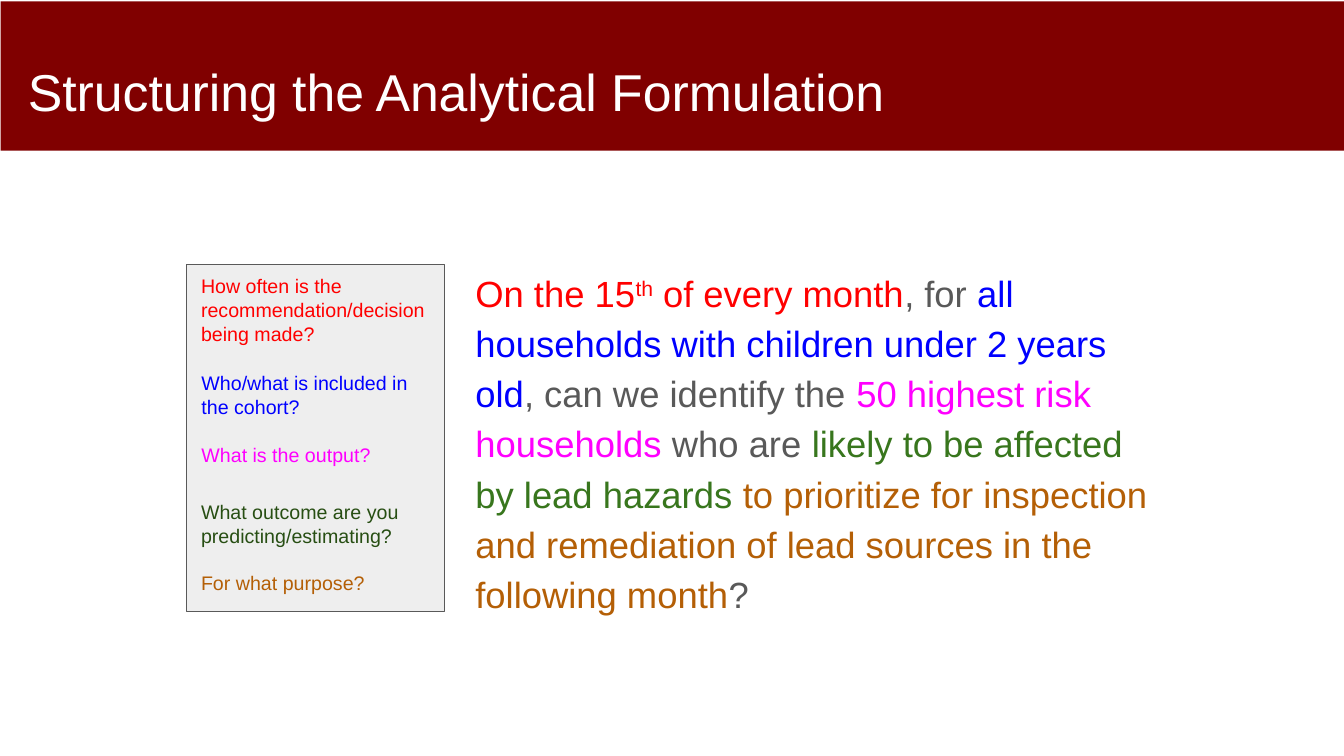
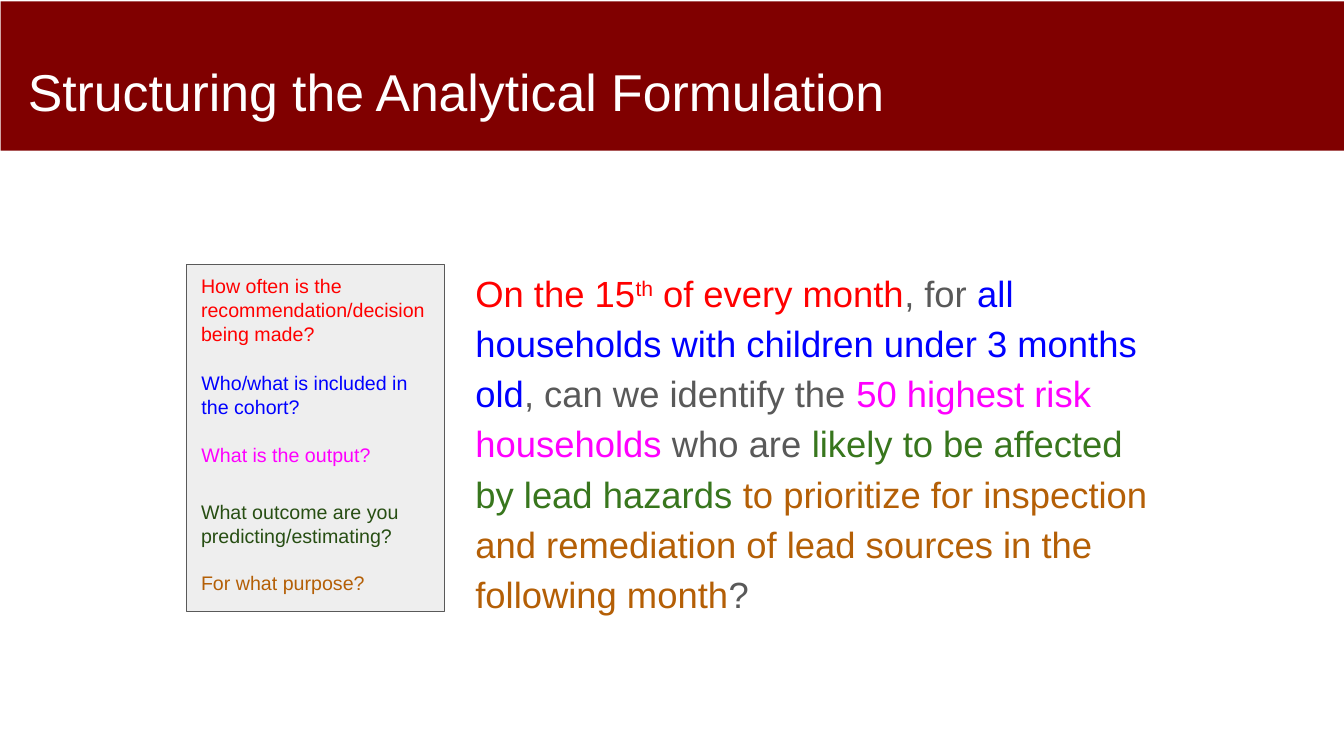
Before and after one commit to dssg/mlforpublicpolicylab, a slide deck: slide 9 of 03 - Data Exploration, Analytical Formulation, and Baselines/formulation-and-baselines.pptx. Drawn at 1344x756 pixels with LibreOffice and Linux fonts; fonts in the diff are those of the drawing. Boxes give left, top, right and bottom in pixels: in the first picture for what was removed or moved away, otherwise in the second. Text is boxed around its words. In the diff, an @@ line names an element or a change of style, - is before the commit and + after.

```diff
--- a/03 - Data Exploration, Analytical Formulation, and Baselines/formulation-and-baselines.pptx
+++ b/03 - Data Exploration, Analytical Formulation, and Baselines/formulation-and-baselines.pptx
@@ text at [475, 280, 1147, 616]: text changed @@
-On the 15th of every month, for all households with children under 2 years old, can we identify the 50 highest risk households who are likely to be affected by lead hazards to prioritize for inspection and remediation of lead sources in the following month?
+On the 15th of every month, for all households with children under 3 months old, can we identify the 50 highest risk households who are likely to be affected by lead hazards to prioritize for inspection and remediation of lead sources in the following month?
```
Also in this commit, not shown: 1 other file.
